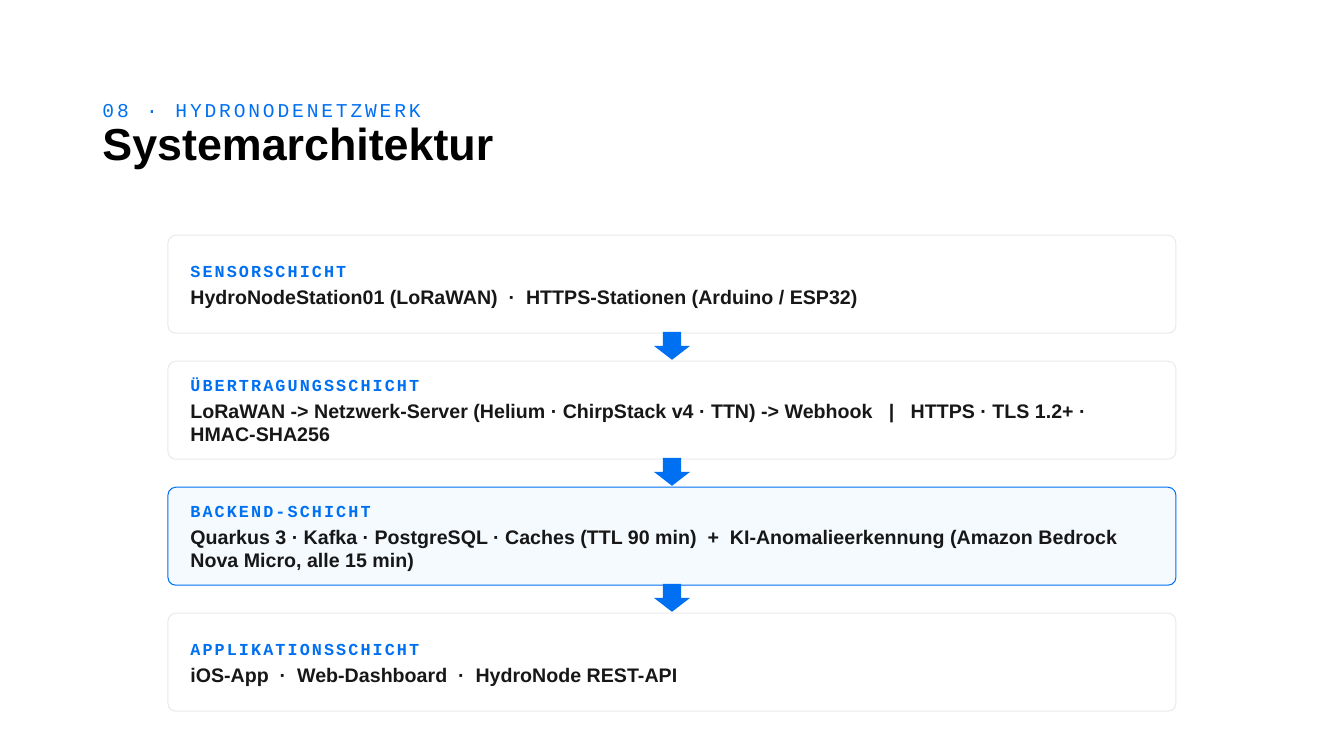
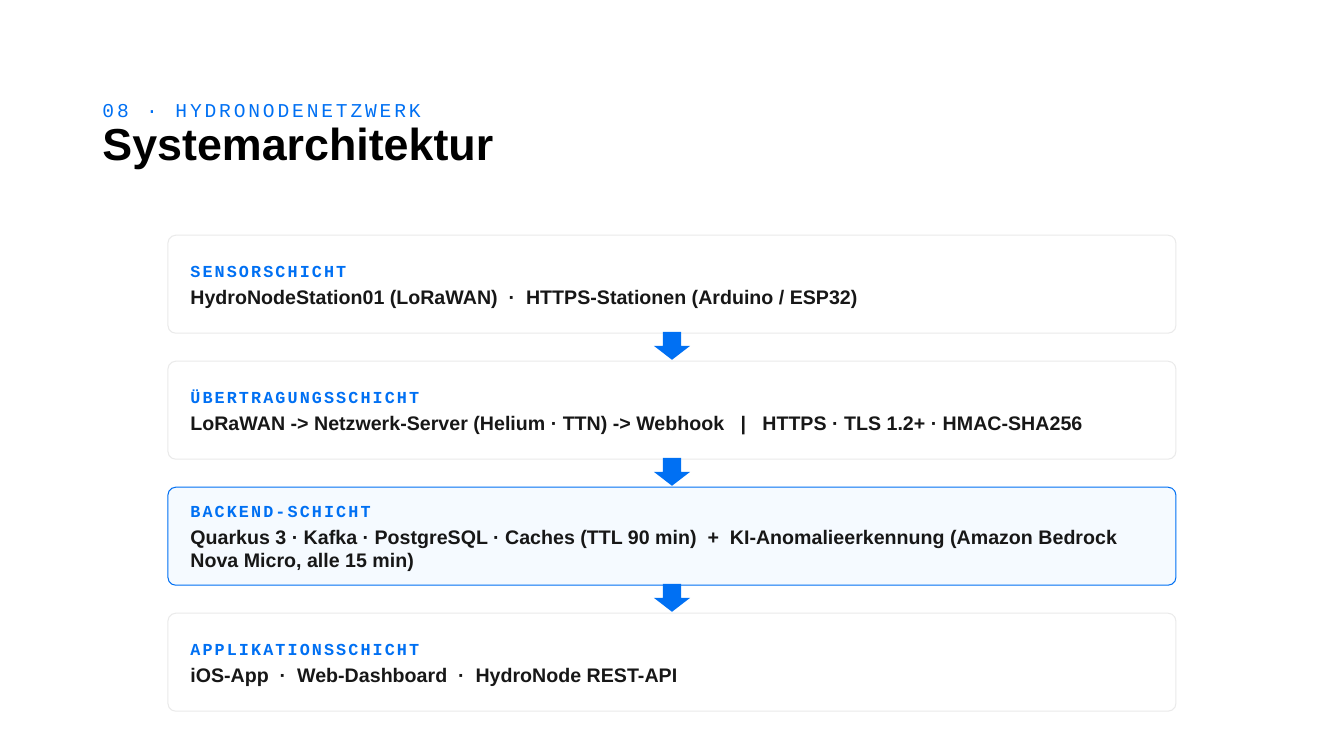
Before and after one commit to TexhFexLabs/HydroNodeStation, a slide deck: slide 9 of doc/study-documentation/dapi_presentation.pptx. Drawn at 1344x756 pixels with LibreOffice and Linux fonts; fonts in the diff are those of the drawing; background and template pictures are left out. Boxes give left, top, right and bottom in pixels: in the first picture for what was removed or moved away, otherwise in the second. Text is boxed around its words. In the diff, an @@ line names an element or a change of style, - is before the commit and + after.

```diff
--- a/doc/study-documentation/dapi_presentation.pptx
+++ b/doc/study-documentation/dapi_presentation.pptx
@@ text in rounded rectangle at bbox=[190, 415, 1083, 434]: text changed @@
-LoRaWAN -> Netzwerk-Server (Helium · ChirpStack v4 · TTN) -> Webhook | HTTPS · TLS 1.2+ · HMAC-SHA256
+LoRaWAN -> Netzwerk-Server (Helium · TTN) -> Webhook | HTTPS · TLS 1.2+ · HMAC-SHA256
```
Also in this commit, not shown: 5 other slides changed.
